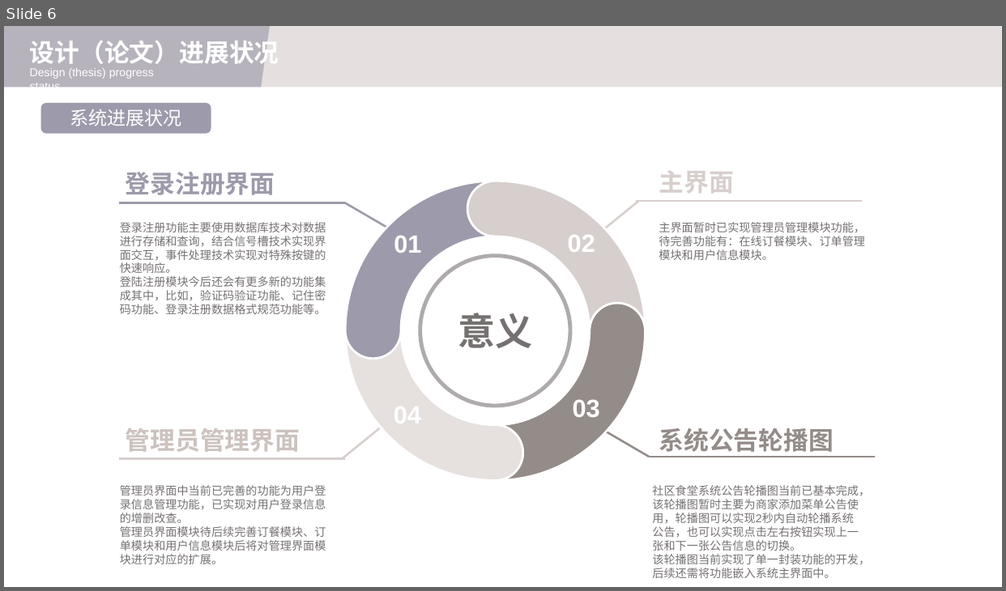
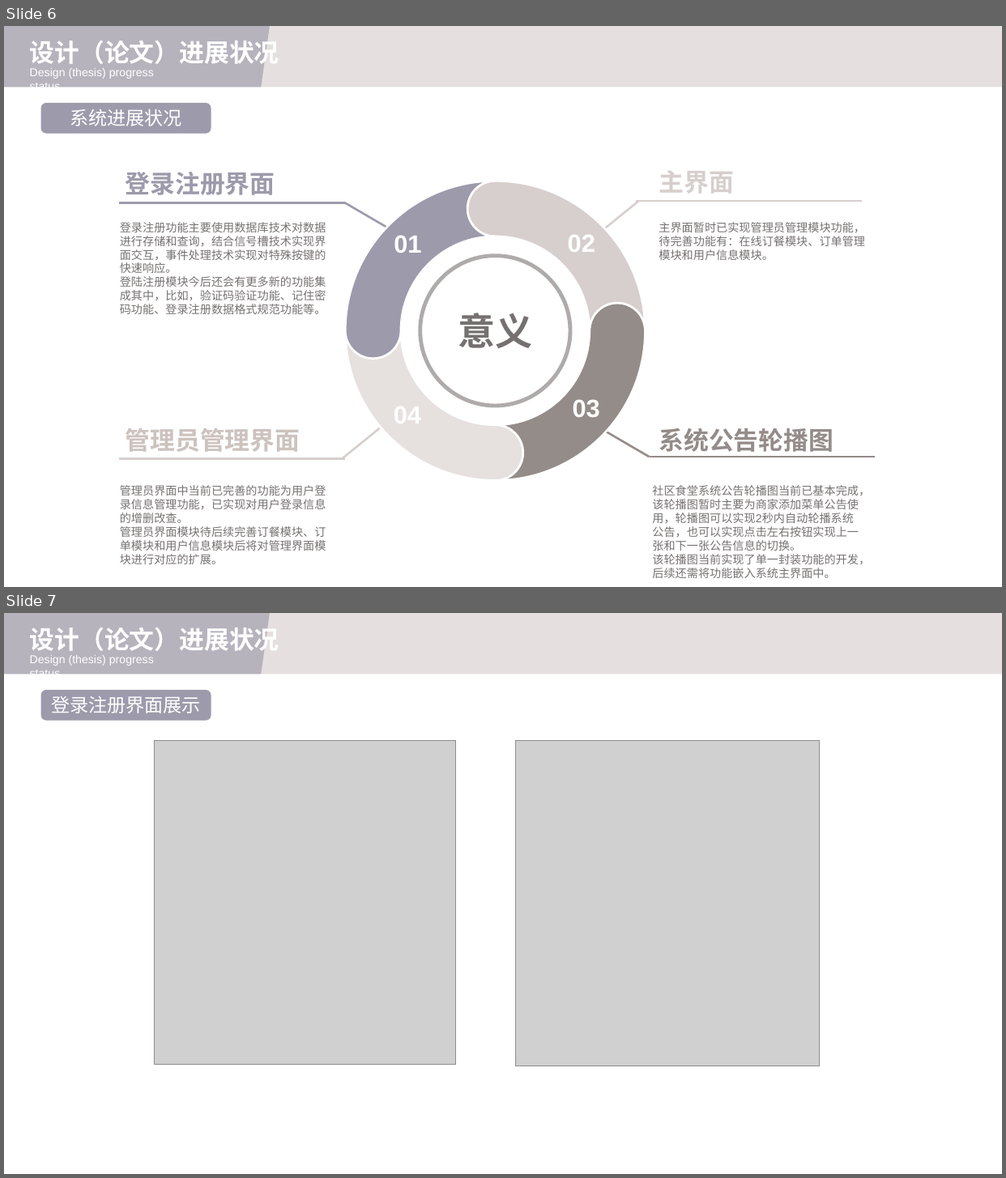
Before and after one commit to JoyJeeo/-, a slide deck: ME/中期答辩/2020032951 张宇涛 中期答辩资料/2020032951 张宇涛 中期答辩.pptx. Shown one above the other, each under a label of ours: slide 6 before the commit, slides 6 and 7 after it. The pictures are 1006x591 and 1006x1178 pixels, drawn with LibreOffice and Linux fonts; fonts in the diff are those of the drawing; grey boxes stand for pictures. Boxes give left, top, right and bottom in pixels: in the first picture for what was removed or moved away, otherwise in the second. Text is boxed around its words. In the diff, an @@ line names an element or a change of style, - is before the commit and + after.

```diff
--- a/ME/中期答辩/2020032951 张宇涛 中期答辩资料/2020032951 张宇涛 中期答辩.pptx
+++ b/ME/中期答辩/2020032951 张宇涛 中期答辩资料/2020032951 张宇涛 中期答辩.pptx
@@ slide 7 added at bbox=[4, 613, 1002, 1174], background #FFFFFF @@
@@ group added at bbox=[4, 613, 1002, 675]: 2 texts, 1 rectangle, 1 freeform shape @@
+设计（论文）进展状况
+Design (thesis) progress status
@@ rounded rectangle added at bbox=[41, 690, 211, 720], fill #9D9AAB, outline #9D9AAB 1 pt @@
@@ text added at bbox=[51, 696, 201, 713], 18 pt, text #FFFFFF @@
+登录注册界面展示
@@ picture added at bbox=[154, 741, 455, 1064] @@
@@ picture added at bbox=[516, 741, 819, 1067] @@
```
Also in this commit, not shown: 3 other slides added, 3 other files.
